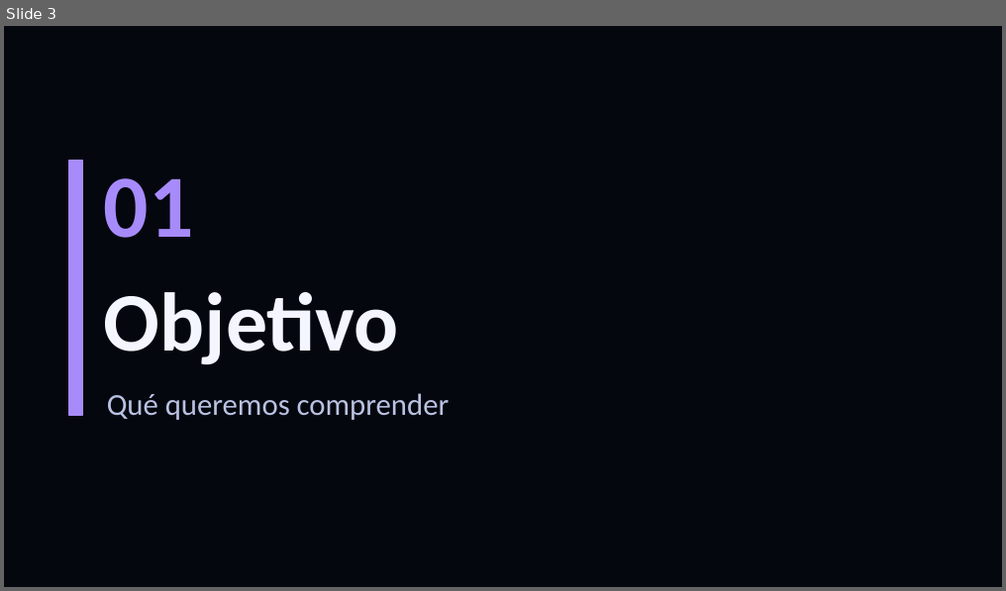
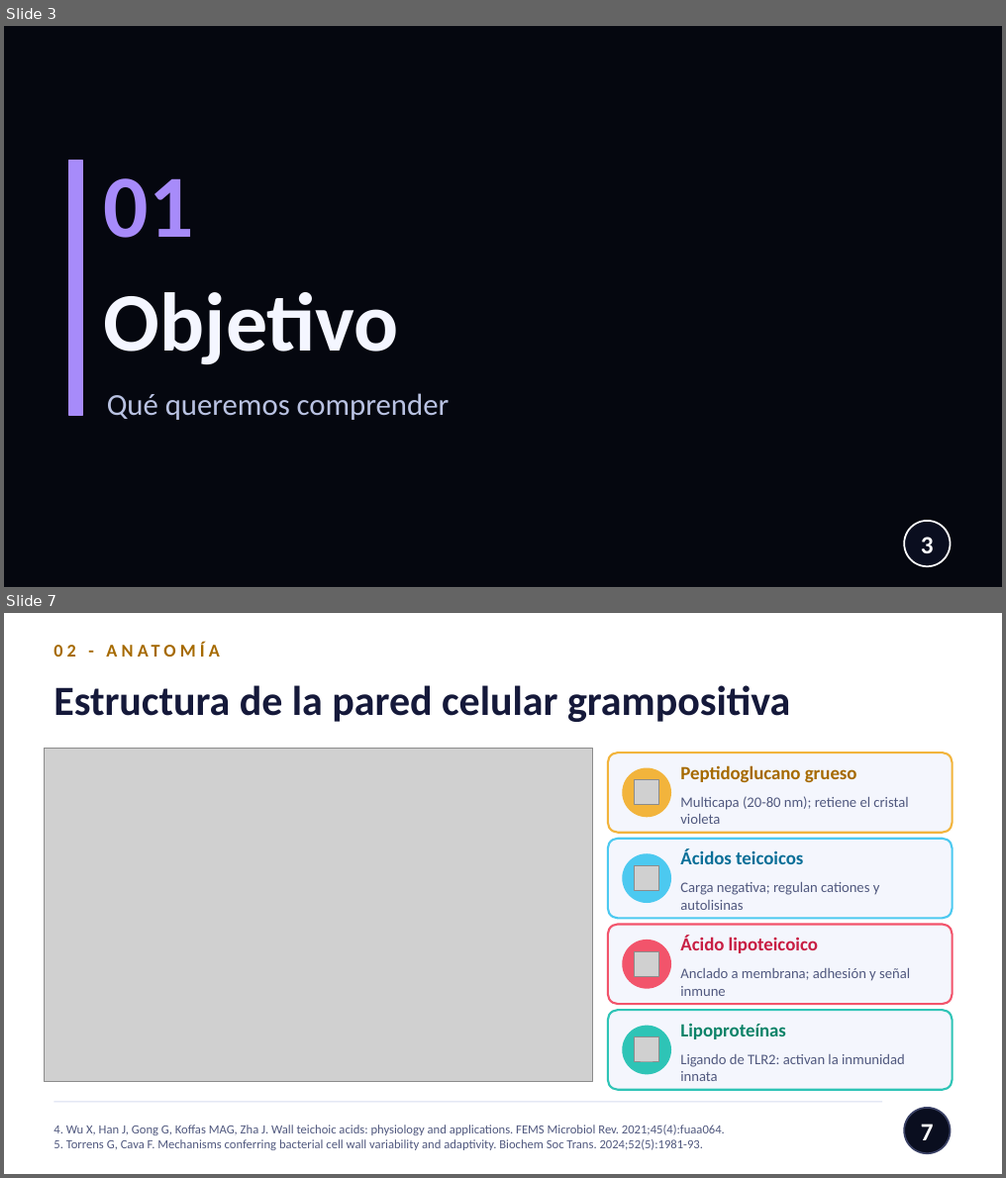
Before and after one commit to nestor120512/nes, a slide deck: Cocos_grampositivos_BLANCO.pptx. Shown one above the other, each under a label of ours: slide 3 before the commit, slides 3 and 7 after it; the slides between them are not shown. The pictures are 1006x591 and 1006x1178 pixels, drawn with LibreOffice and Linux fonts; fonts in the diff are those of the drawing; grey boxes stand for pictures; background and template pictures are left out. Boxes give left, top, right and bottom in pixels: in the first picture for what was removed or moved away, otherwise in the second. Text is boxed around its words. In the diff, an @@ line names an element or a change of style, - is before the commit and + after.

```diff
--- a/Cocos_grampositivos_BLANCO.pptx
+++ b/Cocos_grampositivos_BLANCO.pptx
@@ slide 7 added at <box>4,613,1002,1174</box>, background #FFFFFF @@
@@ text added at <box>54,635,912,664</box>, 13 pt, text #A66A00, bold @@
+02 - ANATOMÍA
@@ text added at <box>54,685,790,722</box>, 30 pt, text #15193A, bold @@
+Estructura de la pared celular grampositiva
@@ picture added at <box>44,748,593,1082</box> @@
@@ rounded rectangle added at <box>608,753,952,833</box>, fill #F4F6FD, outline #F2B43C 1.5 pt @@
@@ ellipse added at <box>623,768,670,817</box>, fill #F2B43C, outline #F2B43C 1 pt @@
@@ picture added at <box>635,780,659,806</box> @@
@@ text added at <box>680,765,857,783</box>, 13.5 pt, text #A66A00, bold @@
+Peptidoglucano grueso
@@ text added at <box>680,796,908,824</box>, 10.5 pt, text #51597F @@
+Multicapa (20-80 nm); retiene el cristal violeta
@@ rounded rectangle added at <box>608,839,952,918</box>, fill #F4F6FD, outline #4CC9F0 1.5 pt @@
@@ text added at <box>680,850,803,864</box>, 13.5 pt, text #0A6F98, bold @@
+Ácidos teicoicos
@@ ellipse added at <box>623,855,670,902</box>, fill #4CC9F0, outline #4CC9F0 1 pt @@
@@ picture added at <box>635,866,659,891</box> @@
@@ text added at <box>680,882,880,910</box>, 10.5 pt, text #51597F @@
+Carga negativa; regulan cationes y autolisinas
@@ rounded rectangle added at <box>608,924,952,1004</box>, fill #F4F6FD, outline #F2546B 1.5 pt @@
@@ text added at <box>680,935,818,954</box>, 13.5 pt, text #C81E43, bold @@
+Ácido lipoteicoico
@@ ellipse added at <box>623,941,670,988</box>, fill #F2546B, outline #F2546B 1 pt @@
@@ picture added at <box>635,953,659,977</box> @@
@@ text added at <box>680,968,910,996</box>, 10.5 pt, text #51597F @@
+Anclado a membrana; adhesión y señal inmune
@@ rounded rectangle added at <box>608,1010,952,1090</box>, fill #F4F6FD, outline #2EC4B6 1.5 pt @@
@@ ellipse added at <box>623,1026,670,1074</box>, fill #2EC4B6, outline #2EC4B6 1 pt @@
@@ text added at <box>680,1023,786,1040</box>, 13.5 pt, text #0C8368, bold @@
+Lipoproteínas
@@ picture added at <box>635,1038,659,1063</box> @@
@@ text added at <box>680,1055,905,1081</box>, 10.5 pt, text #51597F @@
+Ligando de TLR2: activan la inmunidad innata
@@ line added from (54, 1102) to (882, 1102), #D7DCEF 0.75 pt @@
@@ ellipse added at <box>904,1108,950,1154</box>, fill #0A0E1F, outline #3A4165 1.25 pt @@
@@ text added at <box>54,1125,725,1151</box>, 9 pt, text #51597F @@
+4. Wu X, Han J, Gong G, Koffas MAG, Zha J. Wall teichoic acids: physiology and applications. FEMS Microbiol Rev. 2021;45(4):fuaa064.
+5. Torrens G, Cava F. Mechanisms conferring bacterial cell wall variability and adaptivity. Biochem Soc Trans. 2024;52(5):1981-93.
@@ page number added at <box>921,1124,934,1141</box>, 18 pt, text #FFFFFF, bold @@
+7
@@ slide 3 changed as well @@
@@ ellipse added at <box>904,521,950,567</box>, fill #0A0E1F, outline #FFFFFF 1.25 pt @@
@@ page number added at <box>921,537,934,554</box>, 18 pt, text #FFFFFF, bold @@
+3
```
Also in this commit, not shown: 3 other slides changed, 3 other slides added.
